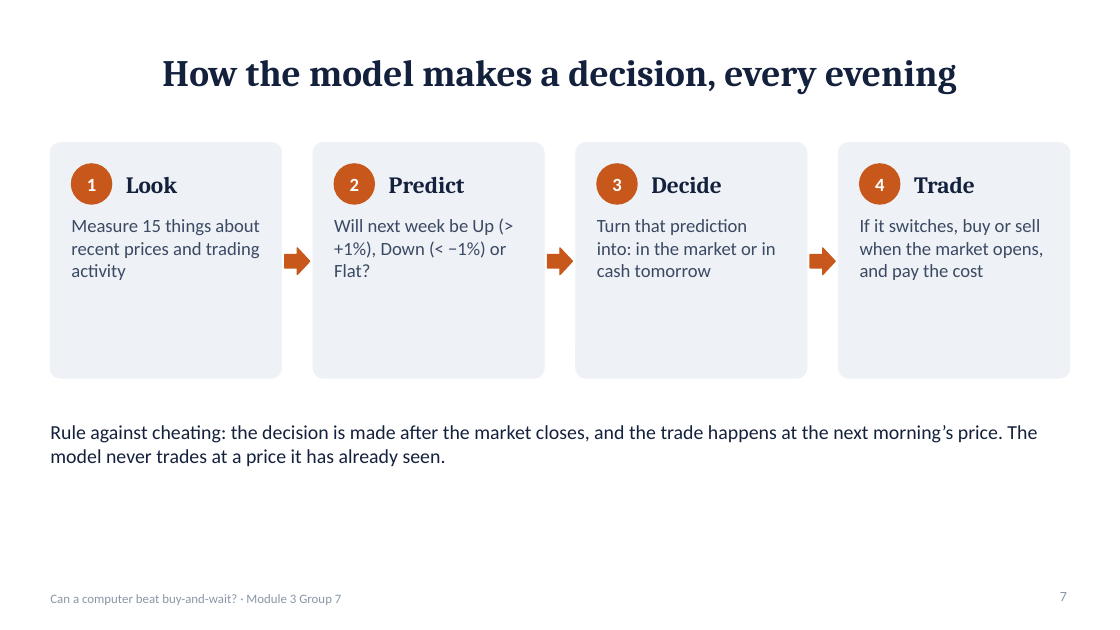
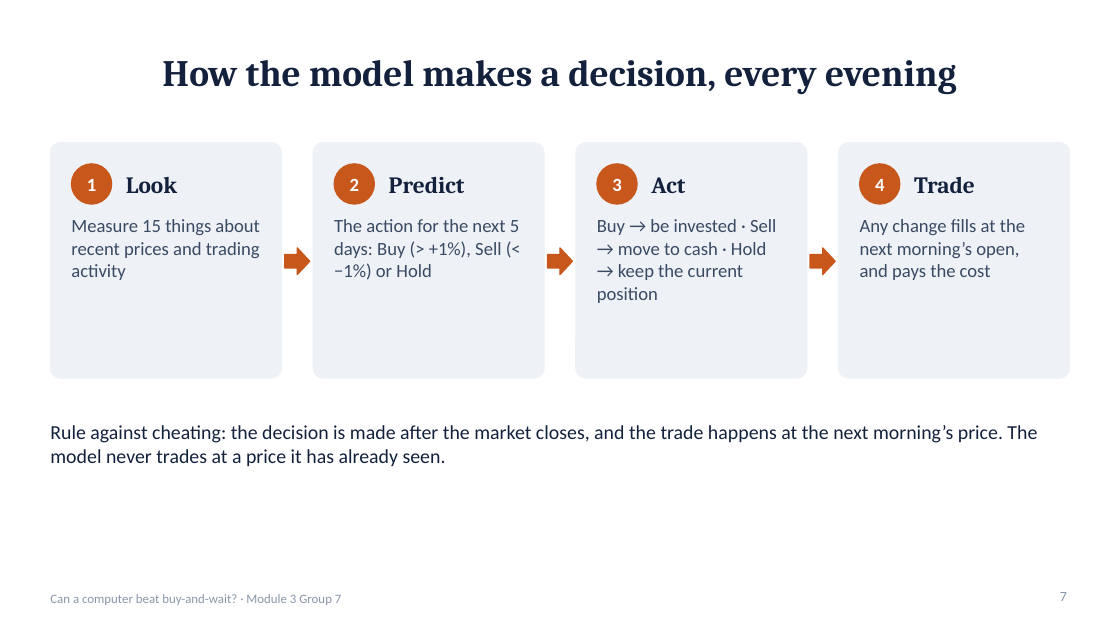
Before and after one commit to TKCH121/spy, a slide deck: slide 7 of presentation/SPY_Model_Presentation.pptx. Drawn at 1120x630 pixels with LibreOffice and Linux fonts; fonts in the diff are those of the drawing. Boxes give left, top, right and bottom in pixels: in the first picture for what was removed or moved away, otherwise in the second. Text is boxed around its words. In the diff, an @@ line names an element or a change of style, - is before the commit and + after.

```diff
--- a/presentation/SPY_Model_Presentation.pptx
+++ b/presentation/SPY_Model_Presentation.pptx
@@ text at <box>651,177,685,193</box>: text changed @@
-Decide
+Act
@@ text at <box>334,219,519,280</box>: text changed @@
-Will next week be Up (> +1%), Down (< −1%) or Flat?
+The action for the next 5 days: Buy (> +1%), Sell (< −1%) or Hold
@@ text at <box>597,219,776,303</box>: text changed @@
-Turn that prediction into: in the market or in cash tomorrow
+Buy → be invested · Sell → move to cash · Hold → keep the current position
@@ text at <box>860,219,1025,280</box>: text changed @@
-If it switches, buy or sell when the market opens, and pay the cost
+Any change fills at the next morning’s open, and pays the cost
```
Also in this commit, not shown: 5 other slides changed, 1 slide added, 8 other files.
